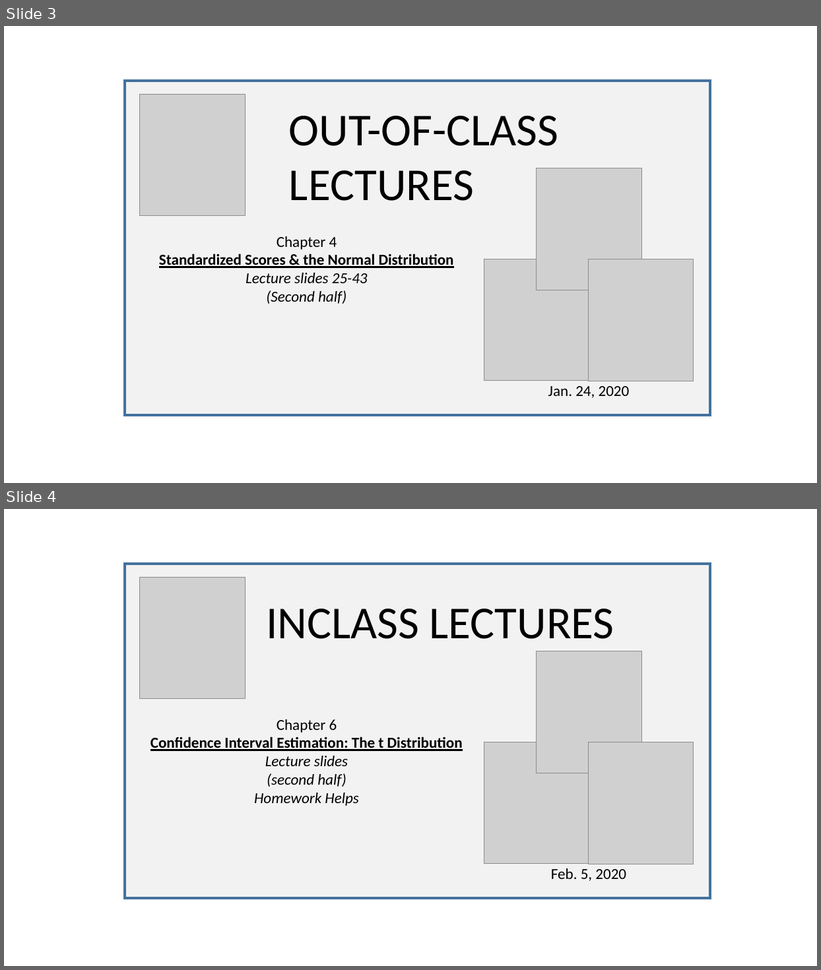
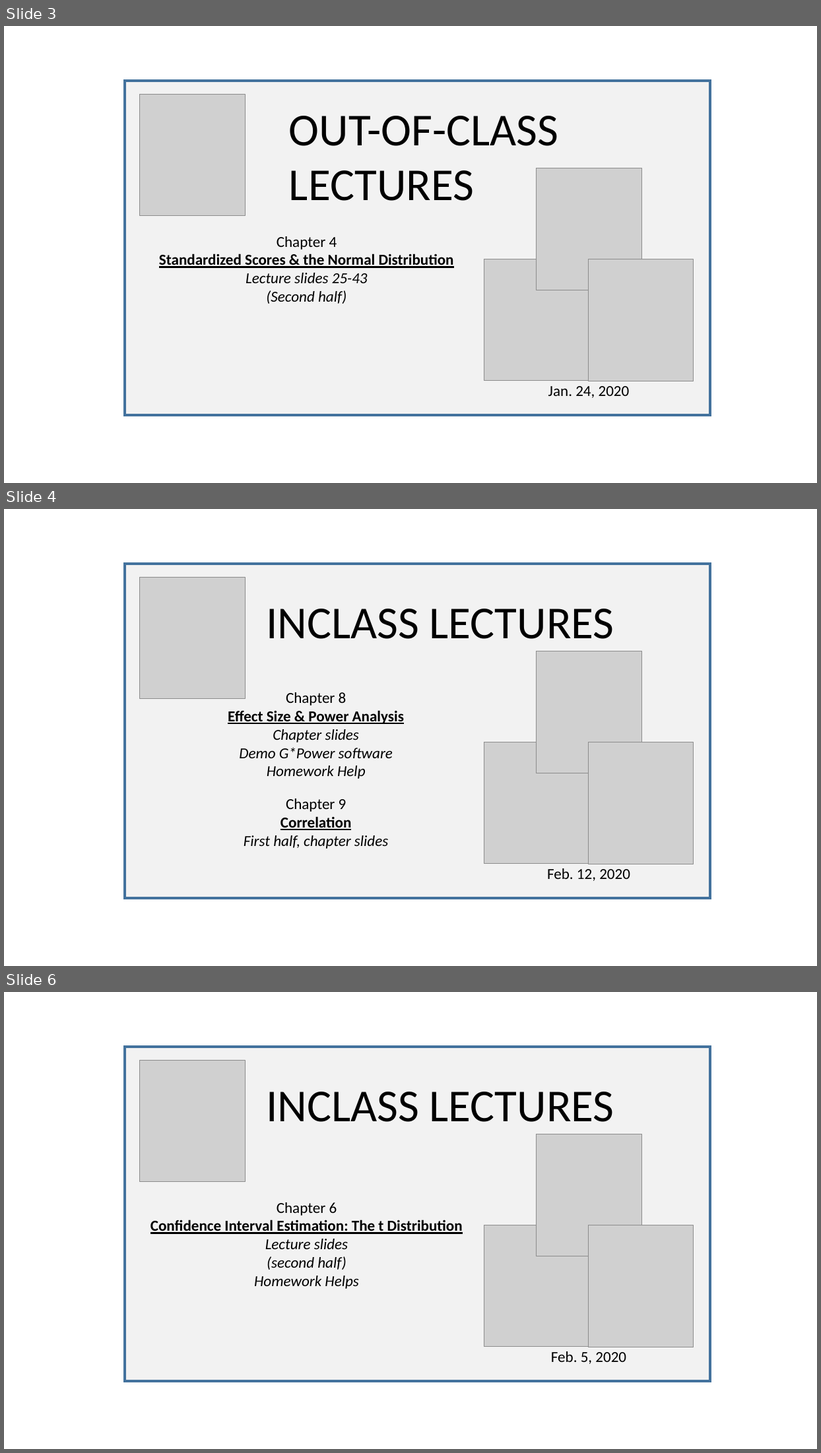
Before and after one commit to SarBearSchwartz/SarBearSchwartz.github.io, a slide deck: static/img/youtube_thumbnails/video_thumbnail_building.pptx. Shown one above the other, each under a label of ours: slides 3 and 4 before the commit, slides 3, 4 and 6 after it; the slides between them are not shown. The pictures are 821x970 and 821x1453 pixels, drawn with LibreOffice and Linux fonts; fonts in the diff are those of the drawing; grey boxes stand for pictures. Boxes give left, top, right and bottom in pixels: in the first picture for what was removed or moved away, otherwise in the second. Text is boxed around its words. In the diff, an @@ line names an element or a change of style, - is before the commit and + after.

```diff
--- a/static/img/youtube_thumbnails/video_thumbnail_building.pptx
+++ b/static/img/youtube_thumbnails/video_thumbnail_building.pptx
@@ slide 4 added at bbox=[4, 509, 817, 966], background #FFFFFF @@
@@ rectangle added at bbox=[125, 564, 710, 898], fill #F2F2F2, outline #43739E 3 pt @@
@@ picture added at bbox=[140, 578, 246, 699] @@
@@ text added at bbox=[266, 609, 614, 639], 54 pt, text #000000 @@
+INCLASS LECTURES
@@ picture added at bbox=[537, 652, 642, 774] @@
@@ text added at bbox=[228, 692, 404, 779], 18 pt, text #000000, italic @@
+Chapter 8
+Effect Size & Power Analysis
+Chapter slides
+Demo G*Power software
+Homework Help
@@ picture added at bbox=[484, 742, 589, 864] @@
@@ picture added at bbox=[588, 743, 694, 865] @@
@@ text added at bbox=[244, 799, 388, 849], 18 pt, text #000000, italic @@
+Chapter 9
+Correlation
+First half, chapter slides
@@ text added at bbox=[547, 869, 630, 881], 18 pt, text #000000 @@
+Feb. 12, 2020
@@ what was slide 4 is now slide 6 @@
```
Also in this commit, not shown: 2 other slides added, 2 other files.
